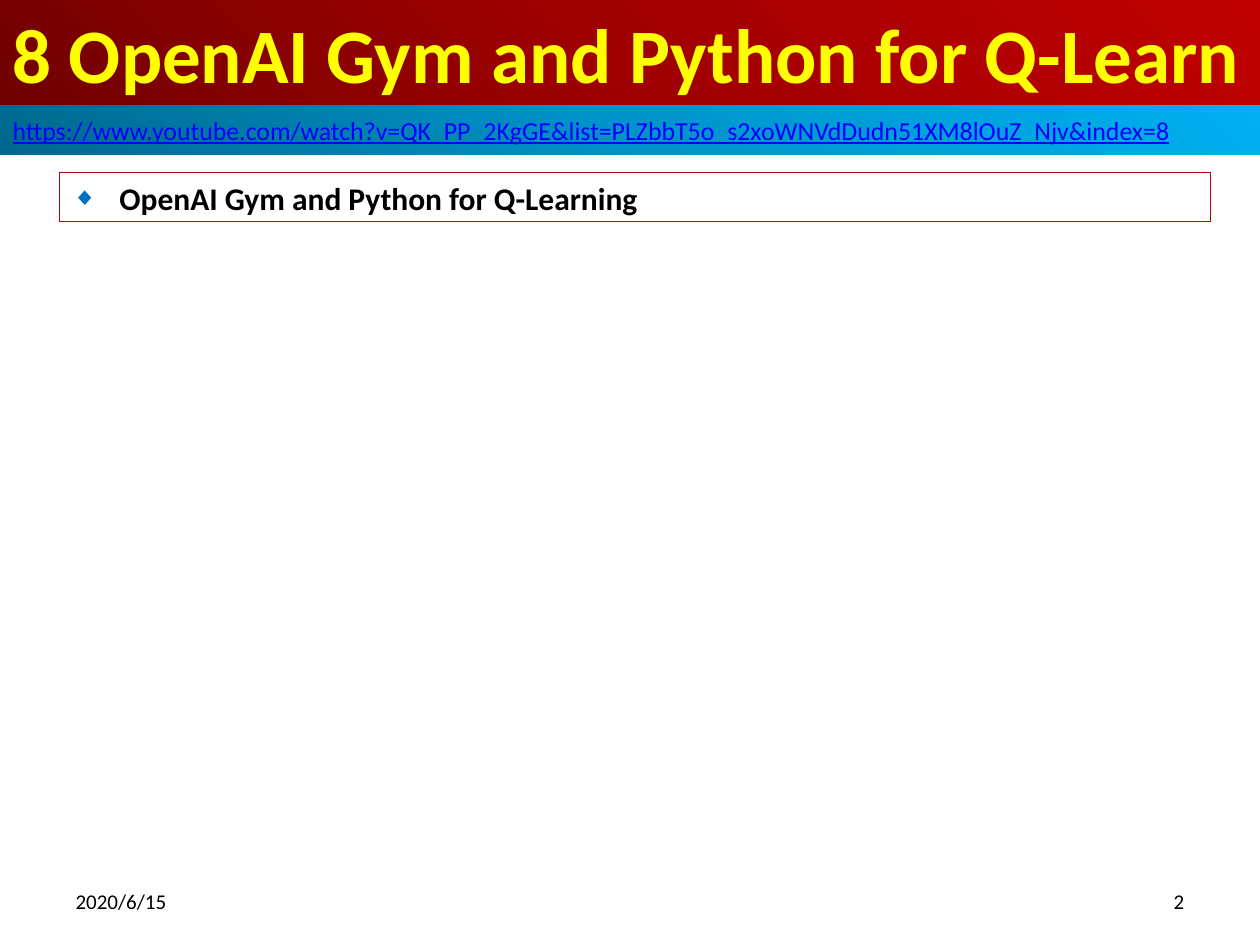
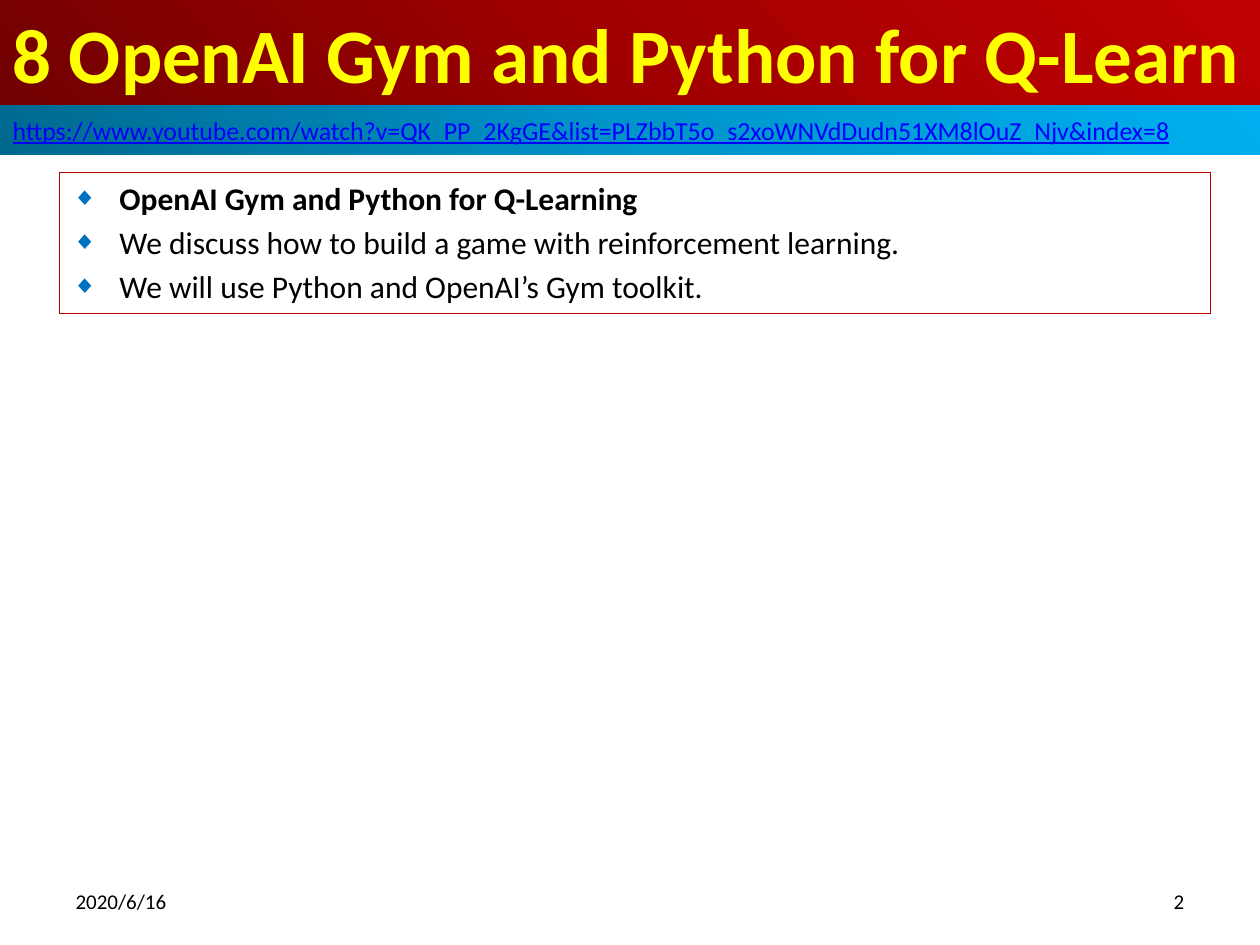
Before and after one commit to peterhchen/950_Reinforce, a slide deck: slide 2 of 08_OpenAI_Python_QLearn.pptx. Drawn at 1260x945 pixels with LibreOffice and Linux fonts; fonts in the diff are those of the drawing. Boxes give left, top, right and bottom in pixels: in the first picture for what was removed or moved away, otherwise in the second. Text is boxed around its words. In the diff, an @@ line names an element or a change of style, - is before the commit and + after.

Commit message:
OpenAI Gym
1. Open AI Gym provide the environment.
2. Create game fronze flak-v0 wih OpenAI Gym.

```diff
--- a/08_OpenAI_Python_QLearn.pptx
+++ b/08_OpenAI_Python_QLearn.pptx
@@ subtitle "OpenAI Gym and Python for ...": place and size @@
-subtitle "OpenAI Gym and Python for ..." at [59,173,1210,222]
+subtitle "OpenAI Gym and Python for ..." at [59,173,1210,314]
@@ subtitle at [119,232,899,303]: paragraphs added @@
+◆ We discuss how to build a game with reinforcement learning.
+◆ We will use Python and OpenAI’s Gym toolkit.
@@ text at [76,894,167,910]: text changed @@
-2020/6/15
+2020/6/16
```
Also in this commit, not shown: 4 other slides changed, 14 slides added, 1 other file.
